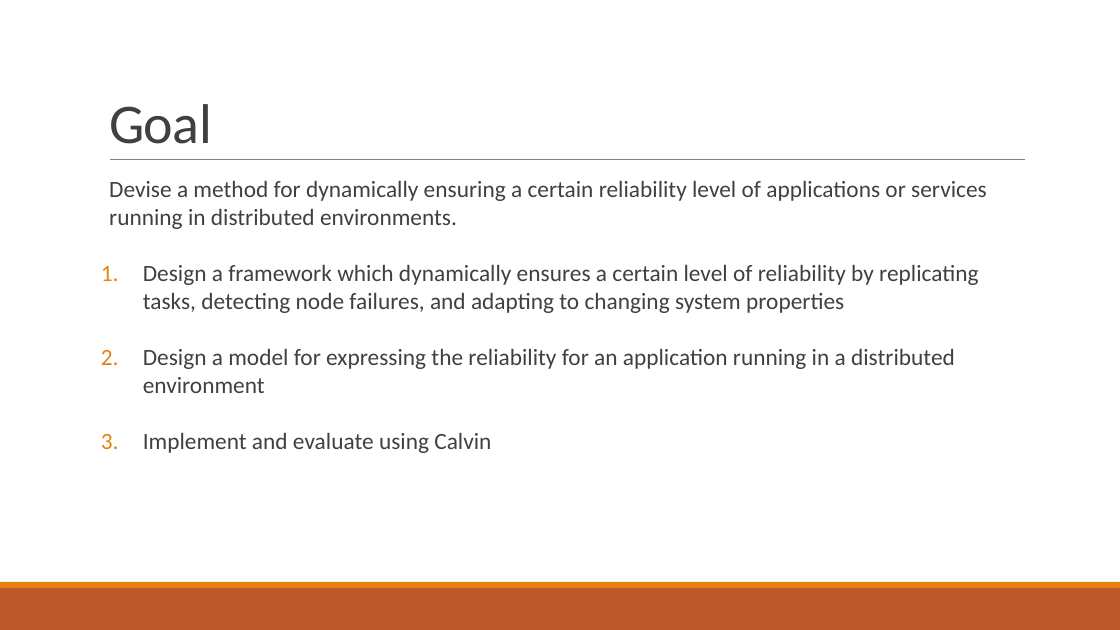
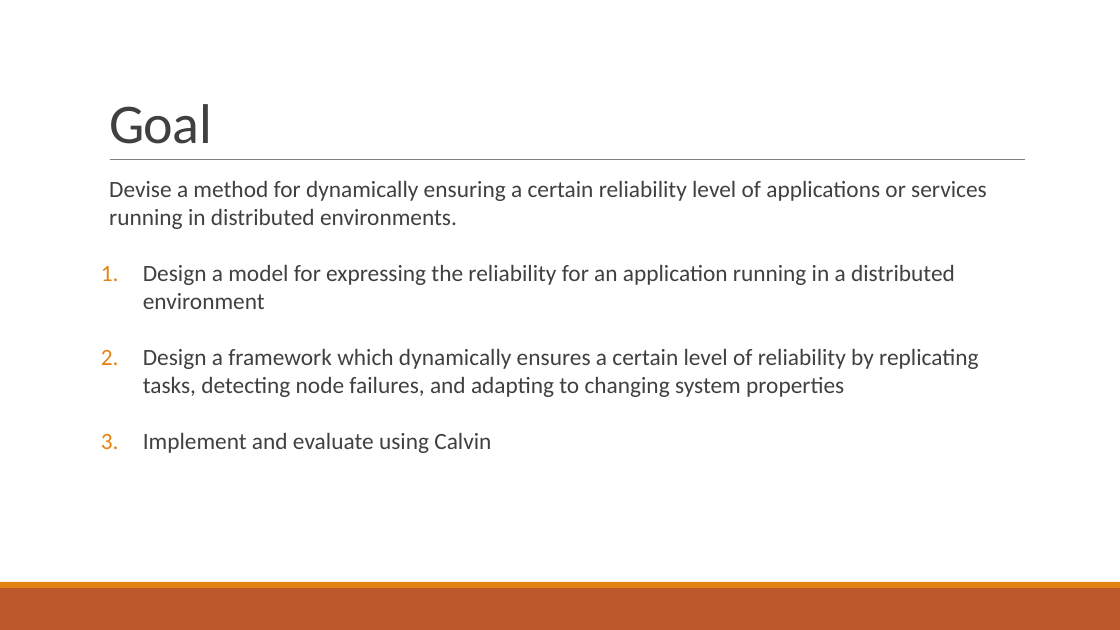
Before and after one commit to PStahl/master_thesis, a slide deck: slide 4 of presentation/presentation2.pptx. Drawn at 1120x630 pixels with LibreOffice and Linux fonts; fonts in the diff are those of the drawing. Boxes give left, top, right and bottom in pixels: in the first picture for what was removed or moved away, otherwise in the second. Text is boxed around its words. In the diff, an @@ line names an element or a change of style, - is before the commit and + after.

```diff
--- a/presentation/presentation2.pptx
+++ b/presentation/presentation2.pptx
@@ text at box(143, 265, 955, 309): paragraph added @@
+1. Design a model for expressing the reliability for an application running in a distributed environment
@@ text at box(143, 349, 955, 393): paragraph removed @@
-2. Design a model for expressing the reliability for an application running in a distributed environment
```
Also in this commit, not shown: 11 other slides changed, 1 slide added, 11 slides removed.
